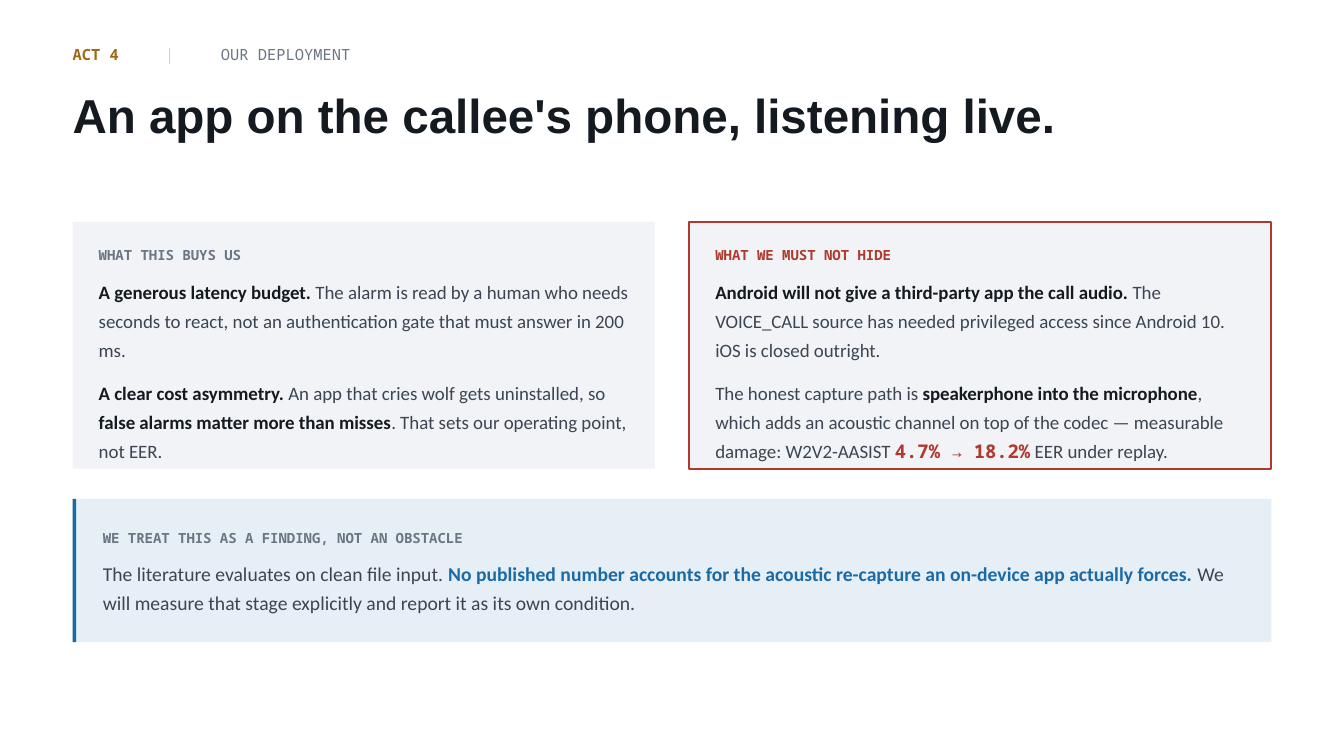
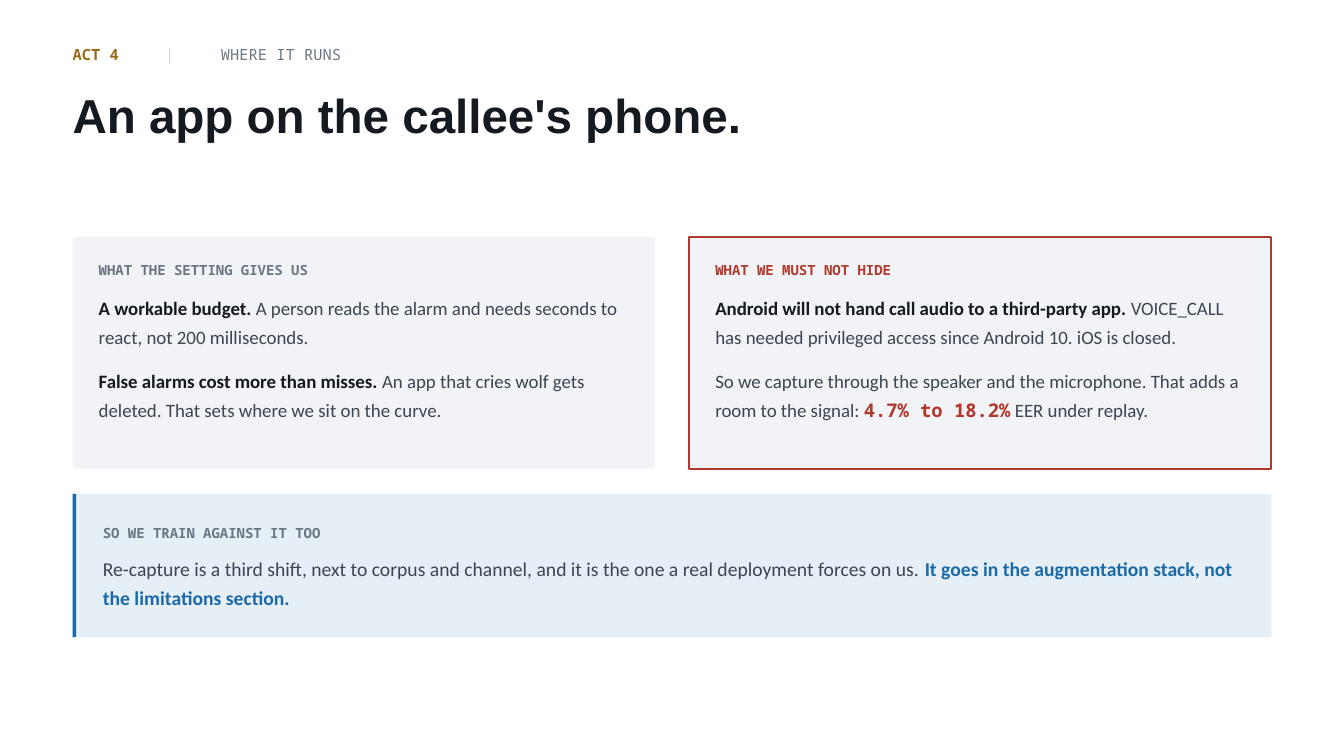
Before and after one commit to mertBiricik/vishing, a slide deck: slide 9 of slides/proposal.pptx (slide 8 before the commit). Drawn at 1344x756 pixels with LibreOffice and Linux fonts; fonts in the diff are those of the drawing. Boxes give left, top, right and bottom in pixels: in the first picture for what was removed or moved away, otherwise in the second. Text is boxed around its words. In the diff, an @@ line names an element or a change of style, - is before the commit and + after.

```diff
--- a/slides/proposal.pptx
+++ b/slides/proposal.pptx
@@ text at box(73, 49, 341, 60): text changed @@
-ACT 4 | OUR DEPLOYMENT
+ACT 4 | WHERE IT RUNS
@@ text at box(73, 98, 741, 143): text changed @@
-An app on the callee's phone, listening live.
+An app on the callee's phone.
@@ rectangle: place and size @@
-rectangle at box(73, 222, 655, 469)
+rectangle at box(73, 237, 655, 469)
@@ rectangle: place and size @@
-rectangle at box(690, 222, 1272, 469)
+rectangle at box(690, 237, 1272, 469)
@@ text at box(99, 265, 617, 417): text changed @@
-WHAT THIS BUYS US
-A generous latency budget. The alarm is read by a human who needs seconds to react, not an authentication gate that must answer in 200 ms.
-A clear cost asymmetry. An app that cries wolf gets uninstalled, so false alarms matter more than misses. That sets our operating point, not EER.
+WHAT THE SETTING GIVES US
+A workable budget. A person reads the alarm and needs seconds to react, not 200 milliseconds.
+False alarms cost more than misses. An app that cries wolf gets deleted. That sets where we sit on the curve.
@@ text "WHAT WE MUST NOT HIDE": place and size @@
-text "WHAT WE MUST NOT HIDE" at box(715, 250, 1225, 461)
+text "WHAT WE MUST NOT HIDE" at box(715, 265, 1239, 420)
@@ text at box(715, 301, 1239, 420): text changed @@
-Android will not give a third-party app the call audio. The VOICE_CALL source has needed privileged access since Android 10. iOS is closed outright.
-The honest capture path is speakerphone into the microphone, which adds an acoustic channel on top of the codec — measurable damage: W2V2-AASIST 4.7% → 18.2% EER under replay.
+Android will not hand call audio to a third-party app. VOICE_CALL has needed privileged access since Android 10. iOS is closed.
+So we capture through the speaker and the microphone. That adds a room to the signal: 4.7% to 18.2% EER under replay.
@@ rectangle: place and size @@
-rectangle at box(73, 499, 1271, 642)
+rectangle at box(73, 494, 1271, 637)
@@ rectangle: place and size @@
-rectangle at box(73, 499, 77, 642)
+rectangle at box(73, 494, 77, 637)
@@ text at box(103, 528, 1232, 605): text changed; bold off @@
-WE TREAT THIS AS A FINDING, NOT AN OBSTACLE
-The literature evaluates on clean file input. No published number accounts for the acoustic re-capture an on-device app actually forces. We will measure that stage explicitly and report it as its own condition.
+SO WE TRAIN AGAINST IT TOO
+Re-capture is a third shift, next to corpus and channel, and it is the one a real deployment forces on us. It goes in the augmentation stack, not the limitations section.
```
Also in this commit, not shown: 5 other slides changed, 6 slides added, 9 slides removed, 4 other files.
